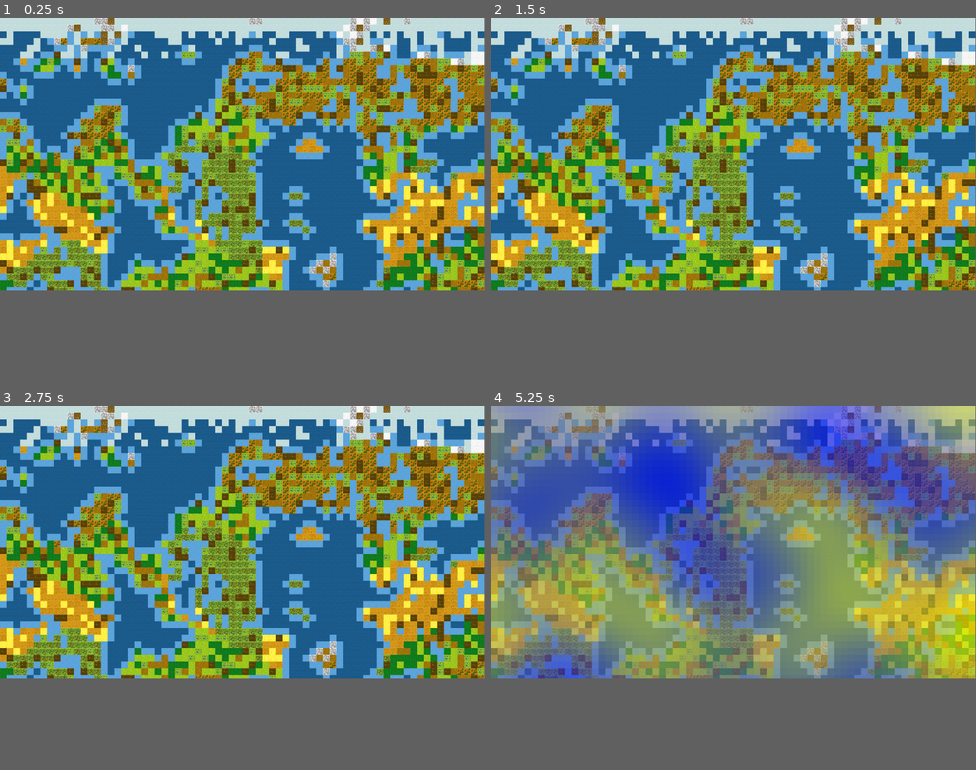
Above: before the commit, frames 1-4 (two rows, left to right).
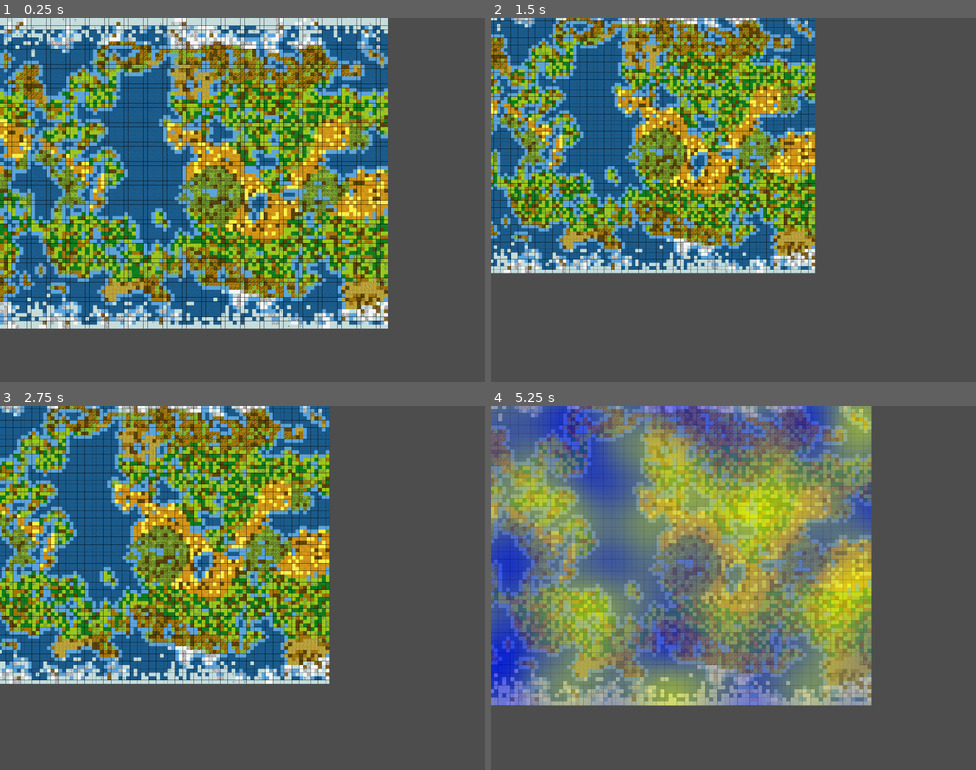
Above: after the commit, the same moments.

Repository: LenkaFT/chimeria
Game: Godot game, scene res://test.tscn
Same seed, same stepped clock (60 frames per second), same inputs: the game is played once before the commit and once after it. The project has no main scene, so this scene is started directly.
Inputs (mouse positions are in pixels of both pictures, inside the frame that each line leads up to):
- Up to frame 1 (0.25 s): no input
- Up to frame 2 (1.5 s): tap Enter at 0.5 s; move the mouse to (840, 141) at 0.52 s; hold D 0.53-1.28 s; tap E at 0.6 s; click (840, 141) at 0.67 s; tap Q at 0.8, 1.35 s; tap Space at 1.25 s; move the mouse to (636, 167) at 1.27 s; hold S from 1.28 s (still down); click (636, 167) at 1.42 s
- Up to frame 3 (2.75 s): tap E at 1.55, 2.1 s; tap Enter at 2 s; move the mouse to (291, 482) at 2.02 s; release S at 2.03 s; hold D from 2.03 s (still down); click (291, 482) at 2.17 s; tap Q at 2.3 s
- Up to frame 4 (5.25 s): tap Space at 2.75, 4.25 s; move the mouse to (709, 595) at 2.77 s; release D at 2.78 s; hold W 2.78-3.53 s; tap Q at 2.85, 3.8 s; click (709, 595) at 2.92 s; tap E at 3.05, 4.55, 5.1 s; tap Enter at 3.5 s; move the mouse to (879, 584) at 3.52 s; hold A 3.53-5.03 s; tap 1 at 3.6 s; click (879, 584) at 3.67 s; move the mouse to (588, 500) at 4.27 s; tap 2 at 4.35 s; click (588, 500) at 4.42 s; move the mouse to (757, 540) at 5.02 s; hold S from 5.03 s (still down); click (757, 540) at 5.17 s
In our replay, the window is 799x449 before the commit and 800x600 after it. These sizes can differ from the game's own. Grey fills any space a smaller window leaves; there, only what the larger window draws over its background counts as a difference.

The runs differ from the first frame. In frame 1, 75% of the frame differs, in the area x 0-100%, y 0-86%; in frame 2, 69%; in frame 3, 70%; in frame 4, 76%, in the area x 0-100%, y 0-83%.

Commit message:
feat : biome on islands + basic camera controle

Diff:
--- a/Chimeria/classes/island.gd
+++ b/Chimeria/classes/island.gd
@@ -6,6 +6,7 @@
 var starting_tile : Tile;
 var type : String;
 var tiles_array : Array[Tile];
+var tile_randomizer : TileRandomizer = TileRandomizer.new();
 var tile_weights : Dictionary;
 var size_weights : Dictionary = {
 	"very_small" : 30,
@@ -99,7 +100,7 @@
 				break;
 
 			else :
-				new_tile = map.create_tile_instance(random_with_weights(tile_weights) ,new_tile.x, new_tile.y, new_tile.id, -1);
+				new_tile = tile_randomizer.randomize_tile(new_tile, map, map.heat_grid, map.humidity_grid);
 				map.replace_tile(new_tile.x, new_tile.y, new_tile);
 				self.tiles_array.append(new_tile);
 				placed_tiles += 1;
--- a/Chimeria/classes/map.gd
+++ b/Chimeria/classes/map.gd
@@ -22,6 +22,8 @@
 @export var continents_nb = 3;
 var continents_array : Array[Continent] = [];
 var tile_randomizer = TileRandomizer.new();
+var heat_grid;
+var humidity_grid;
 
 func _init():
 	pass ;
@@ -97,56 +99,6 @@
 		var type  = random_with_weights(weights);
 		return (create_tile_instance(type, x, y, id, continentId));
 
-func generate_weights_according_to_surroundings(x : int, y : int, id : int, continentId : int) :
-	var adjacent_sea = 0;
-	var adjacent_prairie = 0;
-	var adjacent_forest = 0;
-	var adjacent_mountain = 0;
-	var adjacent_desert = 0;
-	var total = 0;
-	var adjacent_to_continent = false;
-	var neigbhours : Array[Tile] = [grid[y][x].getNorthTile(grid),  grid[y][x].getSouthTile(grid), grid[y][x].getEastTile(grid), grid[y][x].getWestTile(grid)]
-	for n in neigbhours.size() :
-		if neigbhours[n] && neigbhours[n].type == GV.sea :
-			adjacent_sea += 1;
-		elif neigbhours[n] && neigbhours[n].type == GV.prairie :
-			adjacent_prairie += 1;
-		elif neigbhours[n] && neigbhours[n].type == GV.forest :
-			adjacent_forest += 1;
-		elif neigbhours[n] && neigbhours[n].type == GV.mountain :
-			adjacent_mountain += 1;
-		elif neigbhours[n] && neigbhours[n].type == GV.desert :
-			adjacent_desert += 1;
-		if neigbhours[n] && neigbhours[n].continent != grid[y][x].continent && neigbhours[n].continent != -1:
-			adjacent_to_continent = true;
-
-	var weights : Dictionary;
-	if adjacent_to_continent == false :
-		weights = {
-			GV.shallow_watters : (0),
-			GV.prairie : (25 + (adjacent_prairie * 10)),
-			GV.forest : (20 + (adjacent_forest * 10)),
-			GV.desert : (10 + (adjacent_desert * 10)),
-			GV.mountain : (5 + (adjacent_mountain * 10) + (adjacent_sea * 10)),
-			"total" : (adjacent_sea + adjacent_prairie + adjacent_forest + adjacent_mountain + adjacent_desert) * 10 + 60
-		}
-	else :
-		weights = {
-			GV.shallow_watters : (15 + (adjacent_sea * 10)),
-			GV.prairie : (5 + (adjacent_prairie * 10)),
-			GV.forest : (5 + (adjacent_forest * 10)),
-			GV.desert : (5 + (adjacent_desert * 10)),
-			GV.mountain : (30 + (adjacent_mountain * 10)),
-			"total" : (adjacent_sea + adjacent_prairie + adjacent_forest + adjacent_mountain + adjacent_desert) * 10 + 60
-		}
-	return (weights)
-
-
-func print_grid() :
-	for y in grid.size() :
-		for x in grid[y].size() :
-			print("id : ", grid[y][x].id, " type :", grid[y][x].type)
-
 func replace_tile(x : int, y : int, new_tile : Tile) :
 	remove_child(grid[y][x].sprite);
 	add_child(new_tile.sprite);
@@ -167,51 +119,7 @@
 		replace_tile(rand_x, rand_y,
 		continents_array[n].generate_starting_tile(rand_x, rand_y, grid[rand_y][rand_x].id, continents_array[n].id));
 
-func expand_continents(continent : Continent) :
-	var placed_tiles = 0;
-	while continent.is_able_to_expand(grid) && placed_tiles < continent.size :
-		for n in continent.tiles_array.size() :
-			randomize();
-			var direction = RandomNumberGenerator.new().randi() % 4;
-			var will_expand = RandomNumberGenerator.new().randi() % 20;
-
-			if will_expand == 0 :
-				placed_tiles += 1;
-				continue;
-
-			var north_tile = continent.tiles_array[n].getNorthTile(grid);
-			if north_tile && north_tile.continent == -1 && direction == 0:
-				var new_tile = generate_random_tile(north_tile.x, north_tile.y, north_tile.id, continent.id);
-				replace_tile(new_tile.x, new_tile.y, new_tile);
-				continent.tiles_array.append(new_tile);
-				placed_tiles += 1;
-				continue ;
-
-			var south_tile = continent.tiles_array[n].getSouthTile(grid);
-			if south_tile && south_tile.continent == -1 && direction == 1:
-				var new_tile = generate_random_tile(south_tile.x, south_tile.y, south_tile.id, continent.id);
-				replace_tile(new_tile.x, new_tile.y, new_tile);
-				continent.tiles_array.append(new_tile);
-				placed_tiles += 1;
-				continue ;
-
-			var east_tile = continent.tiles_array[n].getEastTile(grid);
-			if east_tile && east_tile.continent == -1 && direction == 2:
-				var new_tile = generate_random_tile(east_tile.x, east_tile.y, east_tile.id, continent.id);
-				replace_tile(new_tile.x, new_tile.y, new_tile);
-				continent.tiles_array.append(new_tile);
-				placed_tiles += 1;
-				continue ;
-
-			var west_tile = continent.tiles_array[n].getWestTile(grid);
-			if  west_tile &&  west_tile.continent == -1 && direction == 2 :
-				var new_tile = generate_random_tile( west_tile.x,  west_tile.y,  west_tile.id, continent.id);
-				replace_tile(new_tile.x, new_tile.y, new_tile);
-				continent.tiles_array.append(new_tile);
-				placed_tiles += 1;
-				continue ;
-
-func diffusion_aggregation_map(continent : Continent) :
+func diffusion_aggregation_map(continent : Continent, heat_grid, humidity_grid) :
 	var placed_tiles = 0;
 	var new_tile;
 	var origin : Tile = grid[continent.epicenter_coo.y][continent.epicenter_coo.x];
@@ -234,110 +142,25 @@
 				break ;
 
 			else :
-				new_tile = generate_random_tile( new_tile.x, new_tile.y, new_tile.id, continent.id);
+				new_tile = tile_randomizer.randomize_tile(new_tile, self, heat_grid, humidity_grid);
 				replace_tile(new_tile.x, new_tile.y, new_tile);
 				continent.tiles_array.append(new_tile);
 				placed_tiles += 1;
 			origin = new_tile;
 
-func rework_continents(continent : Continent) :
-	for n in continent.tiles_array.size() :
-		var tile = continent.tiles_array[n];
-		var weights : Dictionary = generate_weights_according_to_surroundings(tile.x, tile.y, tile.id, continent.id);
-		var new_tile = generate_random_tile_with_weights(tile.x, tile.y, tile.id, continent.id, weights);
-		replace_tile(tile.x, tile.y, new_tile);
-		continent.tiles_array[n] = new_tile;
-
 func make_coast_shallow() :
 	for y in grid.size() :
 		for x in grid[y].size() :
 			if grid[y][x].type == GV.sea :
+				randomize();
+				var rand = RandomNumberGenerator.new().randi();
 				if (grid[y][x].getNorthTile(grid) != null && grid[y][x].getNorthTile(grid).category != "watter" ||
 				grid[y][x].getSouthTile(grid) != null && grid[y][x].getSouthTile(grid).category != "watter" ||
 				grid[y][x].getEastTile(grid) != null && grid[y][x].getEastTile(grid).category != "watter" ||
 				grid[y][x].getWestTile(grid) != null && grid[y][x].getWestTile(grid).category != "watter"):
 					replace_tile(x, y, create_tile_instance(GV.shallow_watters, x, y, grid[y][x].id, grid[y][x].continent));
 
-func neighbours_are_land_tile(start_x : int, start_y : int, x : int, y : int, recursion_ct : int) :
-	var shortest_distance : float = island_distance_to_land;
-	var distance_buffer = island_distance_to_land;
-
-	if recursion_ct <= 0 :
-		return (island_distance_to_land - 1);
-
-	if grid[y][x].getNorthTile(grid) && grid[y][x].getNorthTile(grid).category == "land" :
-		#print("North : ", sqrt((start_x - x) * (start_x - x)  + (start_y - y) * (start_y - y)));
-		return (sqrt((start_x - x) * (start_x - x)  + (start_y - y) * (start_y - y)));
-	elif grid[y][x].getSouthTile(grid) && grid[y][x].getSouthTile(grid).category == "land" :
-		#print("South : ", sqrt((start_x - x) * (start_x - x)  + (start_y - y) * (start_y - y)));
-		return (sqrt((start_x - x) * (start_x - x)  + (start_y - y) * (start_y - y)));
-	elif grid[y][x].getWestTile(grid) && grid[y][x].getWestTile(grid).category == "land" :
-		#print("West : ", sqrt((start_x - x) * (start_x - x)  + (start_y - y) * (start_y - y)));
-		return (sqrt((start_x - x) * (start_x - x)  + (start_y - y) * (start_y - y)));
-	elif grid[y][x].getEastTile(grid) && grid[y][x].getEastTile(grid).category == "land" :
-		#print("East : ", sqrt((start_x - x) * (start_x - x)  + (start_y - y) * (start_y - y)));
-		return (sqrt((start_x - x) * (start_x - x)  + (start_y - y) * (start_y - y)));
-	else :
-		recursion_ct -= 1;
-		if grid[y][x].getNorthTile(grid) != null :
-			distance_buffer = neighbours_are_land_tile(start_x, start_y, grid[y][x].getNorthTile(grid).x, grid[y][x].getNorthTile(grid).y, recursion_ct)
-		if shortest_distance > distance_buffer :
-			shortest_distance = distance_buffer;
-
-		if grid[y][x].getSouthTile(grid) != null :
-			distance_buffer = neighbours_are_land_tile(start_x, start_y, grid[y][x].getSouthTile(grid).x, grid[y][x].getSouthTile(grid).y, recursion_ct)
-		if shortest_distance > distance_buffer :
-			shortest_distance = distance_buffer;
-
-		if grid[y][x].getWestTile(grid) != null :
-			distance_buffer = neighbours_are_land_tile(start_x, start_y, grid[y][x].getWestTile(grid).x, grid[y][x].getWestTile(grid).y, recursion_ct)
-		if shortest_distance > distance_buffer :
-			shortest_distance = distance_buffer;
-
-		if grid[y][x].getEastTile(grid) != null :
-			distance_buffer = neighbours_are_land_tile(start_x, start_y, grid[y][x].getEastTile(grid).x, grid[y][x].getEastTile(grid).y, recursion_ct)
-		if shortest_distance > distance_buffer :
-			shortest_distance = distance_buffer;
-		return (shortest_distance);
-
-
-func available_island_spots() :
-	#var visited_tiles : Array[int] = [grid[start_y][start_x].id];
-	var is_island_eligible_tile : Array[Tile] = [];
-	var recursion_ct = island_distance_to_land;
-	var distance = 0;
-
-	for y in grid.size() :
-		for x in grid[y].size() :
-			if grid[y][x].category == "land" :
-				continue ;
-			else :
-				distance = neighbours_are_land_tile(x, y, x, y, recursion_ct);
-				#print("for tile : ", x, " | ", y, " distance = ", distance);
-				if distance >= island_distance_to_land - 1:
-					is_island_eligible_tile.append(grid[y][x]);
-	return (is_island_eligible_tile);
-
-
-func place_islands(eligible_tiles : Array[Tile]) :
-	randomize();
-	var random_index_array : Array[int] = [];
-
-	for n in number_of_island:
-		random_index_array.append(RandomNumberGenerator.new().randi_range(0, eligible_tiles.size() - 1))
-
-	for n in random_index_array.size() :
-		var island = Island.new(eligible_tiles[random_index_array[n]], island_max_size, self);
-		island.expand_island(grid, eligible_tiles, self);
-
-func rework_map_according_to_weather(heat_grid, humidity_grid) :
-	for continent in continents_array :
-		for n in continent.tiles_array.size() :
-			var tile = continent.tiles_array[n];
-			var weights : Dictionary = generate_weights_according_to_surroundings(tile.x, tile.y, tile.id, continent.id);
-			var new_tile = tile_randomizer.randomize_tile(tile, self, heat_grid, humidity_grid);
-			replace_tile(tile.x, tile.y, new_tile);
-			continent.tiles_array[n] = new_tile;
+func make_arctic_seas(heat_grid) :
 	for y in grid.size() :
 		for x in grid[y].size() :
 			if grid[y][x].category == "watter" && heat_grid[y][x] <= 0.20 :
@@ -347,10 +170,82 @@
 				heat_grid[y][x] <= 0.15 && rand % 4 == 0 ||
 				heat_grid[y][x] <= 0.1 && rand % 2 == 0 ||
 				heat_grid[y][x] <= 0.05) :
-					var new_tile = IceCapTile.new(grid[y][x].x, grid[y][x].y, grid[y][x].id, grid[y][x].continent);
+					var new_tile;
+					if rand % 32 == 0 :
+						new_tile = ScarcesIcegraspedIslandsTile.new(grid[y][x].x, grid[y][x].y, grid[y][x].id, grid[y][x].continent);
+					else :
+						new_tile = IceCapTile.new(grid[y][x].x, grid[y][x].y, grid[y][x].id, grid[y][x].continent);
 					replace_tile(grid[y][x].x, grid[y][x].y, new_tile);
 
-func create_map():
+func neighbours_are_land_tile(start_x : int, start_y : int, x : int, y : int, recursion_ct : int) :
+	var shortest_distance : float = island_distance_to_land;
+	var distance_buffer = island_distance_to_land;
+
+	if recursion_ct <= 0 :
+		return (island_distance_to_land - 1);
+
+	if grid[y][x].getNorthTile(grid) && grid[y][x].getNorthTile(grid).category == "land" :
+		return (sqrt((start_x - x) * (start_x - x)  + (start_y - y) * (start_y - y)));
+	elif grid[y][x].getSouthTile(grid) && grid[y][x].getSouthTile(grid).category == "land" :
+		return (sqrt((start_x - x) * (start_x - x)  + (start_y - y) * (start_y - y)));
+	elif grid[y][x].getWestTile(grid) && grid[y][x].getWestTile(grid).category == "land" :
+		return (sqrt((start_x - x) * (start_x - x)  + (start_y - y) * (start_y - y)));
+	elif grid[y][x].getEastTile(grid) && grid[y][x].getEastTile(grid).category == "land" :
+		return (sqrt((start_x - x) * (start_x - x)  + (start_y - y) * (start_y - y)));
+	else :
+		recursion_ct -= 1;
+		if grid[y][x].getNorthTile(grid) != null :
+			distance_buffer = neighbours_are_land_tile(start_x, start_y, grid[y][x].getNorthTile(grid).x, grid[y][x].getNorthTile(grid).y, recursion_ct)
+		if shortest_distance > distance_buffer :
+			shortest_distance = distance_buffer;
+
+		if grid[y][x].getSouthTile(grid) != null :
+			distance_buffer = neighbours_are_land_tile(start_x, start_y, grid[y][x].getSouthTile(grid).x, grid[y][x].getSouthTile(grid).y, recursion_ct)
+		if shortest_distance > distance_buffer :
+			shortest_distance = distance_buffer;
+
+		if grid[y][x].getWestTile(grid) != null :
+			distance_buffer = neighbours_are_land_tile(start_x, start_y, grid[y][x].getWestTile(grid).x, grid[y][x].getWestTile(grid).y, recursion_ct)
+		if shortest_distance > distance_buffer :
+			shortest_distance = distance_buffer;
+
+		if grid[y][x].getEastTile(grid) != null :
+			distance_buffer = neighbours_are_land_tile(start_x, start_y, grid[y][x].getEastTile(grid).x, grid[y][x].getEastTile(grid).y, recursion_ct)
+		if shortest_distance > distance_buffer :
+			shortest_distance = distance_buffer;
+		return (shortest_distance);
+
+
+func available_island_spots() :
+	var is_island_eligible_tile : Array[Tile] = [];
+	var recursion_ct = island_distance_to_land;
+	var distance = 0;
+
+	for y in grid.size() :
+		for x in grid[y].size() :
+			if grid[y][x].category == "land" :
+				continue ;
+			else :
+				distance = neighbours_are_land_tile(x, y, x, y, recursion_ct);
+				if distance >= island_distance_to_land - 1:
+					is_island_eligible_tile.append(grid[y][x]);
+	return (is_island_eligible_tile);
+
+
+func place_islands(eligible_tiles : Array[Tile]) :
+	randomize();
+	var random_index_array : Array[int] = [];
+
+	for n in number_of_island:
+		random_index_array.append(RandomNumberGenerator.new().randi_range(0, eligible_tiles.size() - 1))
+
+	for n in random_index_array.size() :
+		var island = Island.new(eligible_tiles[random_index_array[n]], island_max_size, self);
+		island.expand_island(grid, eligible_tiles, self);
+
+func create_map(heat_grid, humidity_grid):
+	self.humidity_grid = humidity_grid;
+	self.heat_grid = heat_grid;
 	var tile_id = 0;
 	for y in grid_height :
 		grid.append([])
@@ -361,11 +256,7 @@
 
 	place_continents();
 	for n in continents_array.size() :
-		## Oil spill
-		# expand_continents(continents_array[n]);
-		## Agreg
-		diffusion_aggregation_map(continents_array[n]);
-	for n in continents_array.size() :
-		rework_continents(continents_array[n]);
+		diffusion_aggregation_map(continents_array[n], heat_grid, humidity_grid);
 	place_islands(available_island_spots());
 	make_coast_shallow();
+	make_arctic_seas(heat_grid);
--- a/Chimeria/classes/tile_randomizer.gd
+++ b/Chimeria/classes/tile_randomizer.gd
@@ -100,7 +100,6 @@
 	var cursor = 0;
 	var type : String;
 	for key in weights :
-		print("cursor = ")
 		if key == "total" :
 			break;
 		cursor += weights[key];
@@ -116,14 +115,12 @@
 		weights = hot_arid_weights ;
 	elif  heat_grid[tile.y][tile.x] < 0.2 :
 		weights = arctic_weights;
-	elif heat_grid[tile.y][tile.x] < 0.5 :
+	elif heat_grid[tile.y][tile.x] < 0.4 && humidity_grid[tile.y][tile.x] >= 0.5:
 		weights = cold_humid_weights;
-	elif heat_grid[tile.y][tile.x] < 0.5 && humidity_grid[tile.y][tile.x] < 0.4 :
+	elif heat_grid[tile.y][tile.x] < 0.4 && humidity_grid[tile.y][tile.x] < 0.5 :
 		weights = cold_arid_weights;
 	else :
 		weights = temperate_weights;
 
-	print("weights : ", weights);
 	var new_tile_type = random_with_weights(weights);
-	print(new_tile_type);
 	return(create_tile_instance(new_tile_type, tile.x, tile.y, tile.id, tile.continent));
--- a/Chimeria/classes/weather_forecast.gd
+++ b/Chimeria/classes/weather_forecast.gd
@@ -8,7 +8,6 @@
 var permutation : Array[int];
 var heat_overlay_requested : bool = false;
 var humidity_overlay_requested : bool = false;
-var world_map : Map;
 var perlin_square_frequency = 0.05;
 
 func _init():
@@ -20,7 +19,6 @@
 	perlin_noise(heat_grid, "heat");
 
 func create_humidity_grid(map : Map) :
-	world_map = map;
 	permutation = [];
 	make_permutation();
 	perlin_noise(humidity_grid, "humidity");
@@ -78,11 +76,6 @@
 	else :
 		return (value * (1.0 - value_normalisation(y, height / 2, height)));
 
-func humidity_map_value_tweak(x, y, value) :
-	if world_map.grid[y][x].category == "watter" :
-		return (value * 1);
-	return (value);
-
 func perlin_noise(grid, grid_type : String) :
 	var grid_min = 1;
 	var grid_max = 0;
@@ -97,8 +90,6 @@
 			value += 1.0;
 			if grid_type == "heat" :
 				value = heat_map_value_tweak(y, value);
-			else :
-				value = humidity_map_value_tweak(x, y, value);
 			value /= 2.0;
 			grid[y].append(value);
 
--- a/Chimeria/game.gd
+++ b/Chimeria/game.gd
@@ -2,18 +2,41 @@
 
 var map : Map;
 var weather_forecast : WeatherForcast;
+var camera : Camera2D;
 # Called when the node enters the scene tree for the first time.
 func _ready():
+	camera = get_node("Camera2D")
 	map = get_node("Map");
 	weather_forecast = get_node("WeatherForecast");
-	map.create_map();
 	weather_forecast.create_heat_grid();
 	weather_forecast.create_humidity_grid(map);
-	map.rework_map_according_to_weather(weather_forecast.heat_grid, weather_forecast.humidity_grid);
-	pass # Replace with function body.
+	map.create_map(weather_forecast.heat_grid, weather_forecast.humidity_grid);
 
+func _input(event):
+	if event is InputEventKey and event.pressed:
+		if event.keycode == KEY_A:
+			camera.global_position += Vector2.LEFT * 100;
+		if event.keycode == KEY_D:
+			camera.global_position += Vector2.RIGHT * 100;
+		if event.keycode == KEY_W:
+			camera.global_position += Vector2.UP * 100;
+		if event.keycode == KEY_S:
+			camera.global_position += Vector2.DOWN * 100;
+		if event.keycode == KEY_E :
+			camera.set_zoom(camera.zoom * Vector2(1.1, 1.1));
+			print("Zoom : ", camera.zoom);
+		if event.keycode == KEY_Q :
+			camera.set_zoom(camera.zoom * Vector2(0.9,0.9));
+			print("Zoom : ", camera.zoom);
+
+	elif event is InputEventMouseButton :
+		if event.button_index == MOUSE_BUTTON_WHEEL_DOWN and event.pressed :
+			camera.set_zoom(camera.zoom * Vector2(0.9,0.9));
+			print("down")
+		if event.button_index == MOUSE_BUTTON_WHEEL_UP and event.pressed:
+			camera.set_zoom(camera.zoom * Vector2(1.1, 1.1));
+			print("up")
 
 # Called every frame. 'delta' is the elapsed time since the previous frame.
 func _process(delta):
-
 	pass
--- a/Chimeria/globals/globals_variables.gd
+++ b/Chimeria/globals/globals_variables.gd
@@ -5,7 +5,7 @@
 var tile_size = 64;
 var sprite_scale = 0.25;
 var map_width = 100;
-var map_height = 60;
+var map_height = 80;
 
 
 var prairie = "prairie"; ##
--- a/Chimeria/project.godot
+++ b/Chimeria/project.godot
@@ -17,3 +17,8 @@
 [autoload]
 
 GV="*res://globals/globals_variables.gd"
+
+[display]
+
+window/size/viewport_width=2000
+window/size/viewport_height=1500
--- a/Chimeria/test.tscn
+++ b/Chimeria/test.tscn
@@ -10,3 +10,6 @@
 [node name="Map" parent="." instance=ExtResource("1_1lp4l")]
 
 [node name="WeatherForecast" parent="." instance=ExtResource("2_t5erj")]
+
+[node name="Camera2D" type="Camera2D" parent="."]
+anchor_mode = 0
